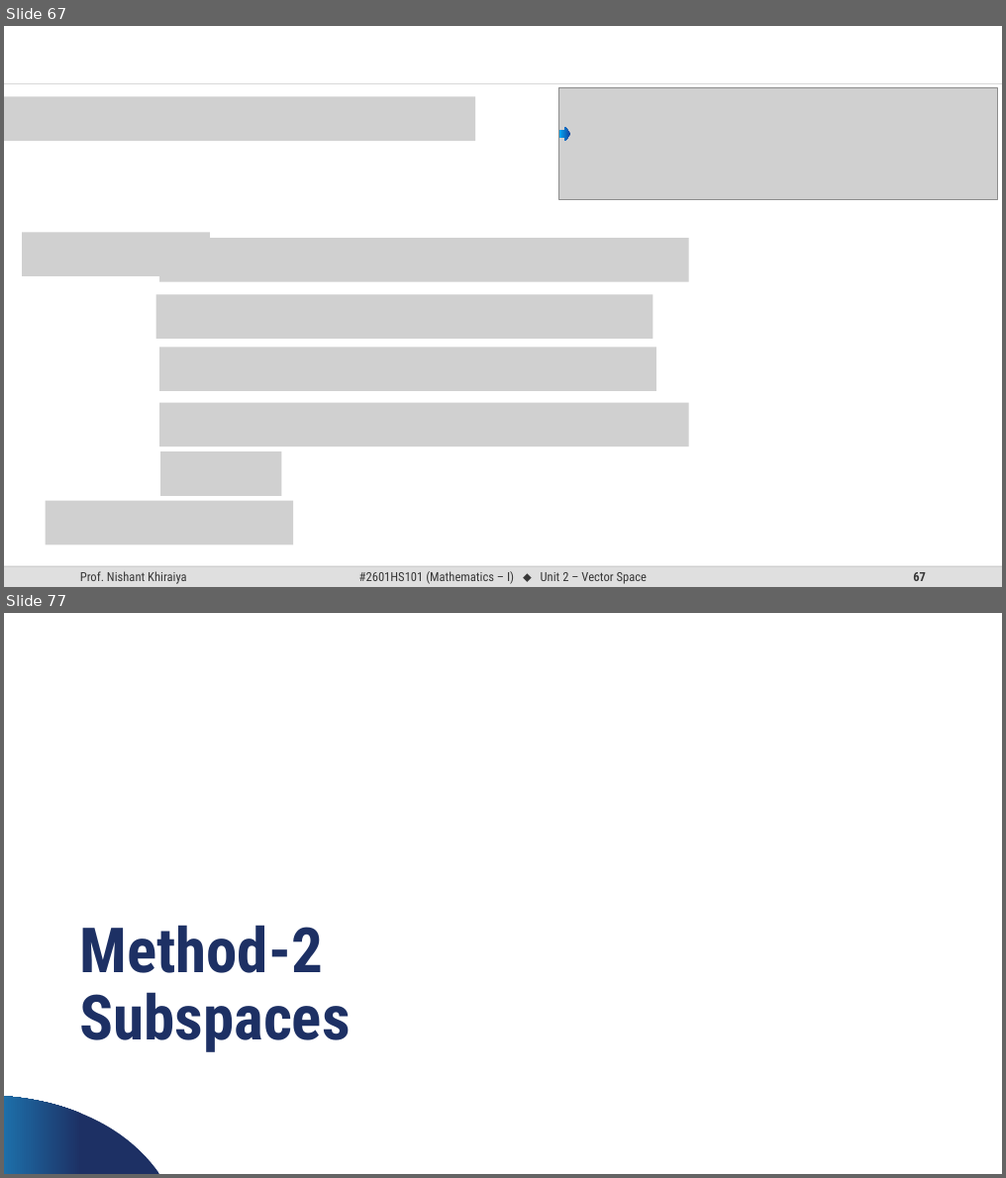
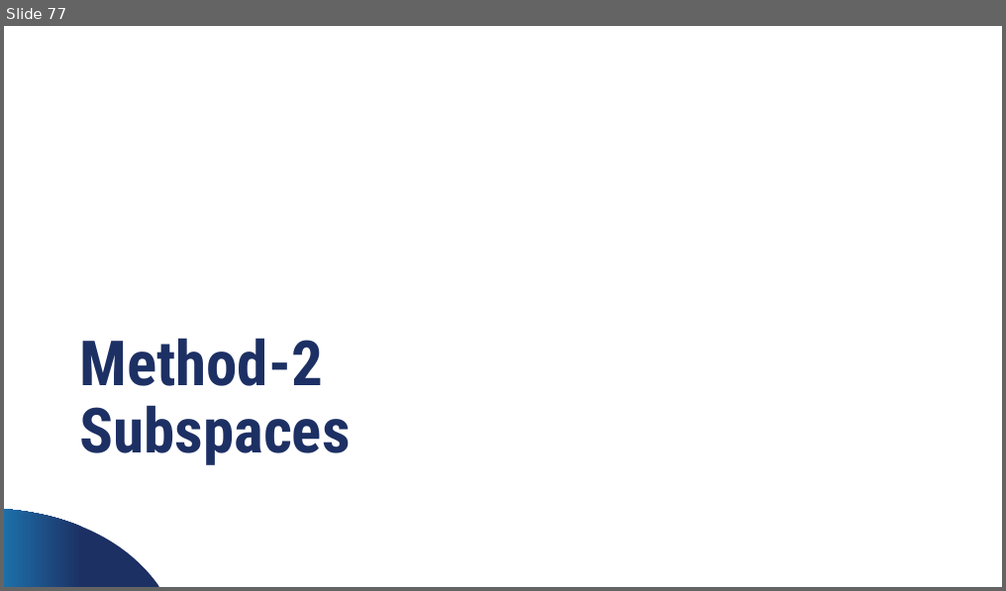
Before and after one commit to SiddharthTrivedi-2009/SEM-1, a slide deck: Material/MATHEMSTICS-1/Vector Space PPT.pptx. Shown one above the other, each under a label of ours: slides 67 and 77 before the commit, slide 77 after it; the slides between them are not shown. The pictures are 1006x1178 and 1006x591 pixels, drawn with LibreOffice and Linux fonts; fonts in the diff are those of the drawing; grey boxes stand for pictures; background and template pictures are left out. Boxes give left, top, right and bottom in pixels: in the first picture for what was removed or moved away, otherwise in the second. Text is boxed around its words. In the diff, an @@ line names an element or a change of style, - is before the commit and + after.

```diff
--- a/Material/MATHEMSTICS-1/Vector Space PPT.pptx
+++ b/Material/MATHEMSTICS-1/Vector Space PPT.pptx
@@ slide 67 removed at [4,26,1002,587], background #FFFFFF @@
@@ line removed from (4, 84) to (1002, 84) @@
@@ picture removed at [4,97,475,141] @@
@@ picture removed at [559,88,997,199] @@
@@ right arrow removed at [559,126,571,141] @@
@@ picture removed at [22,233,210,276] @@
@@ picture removed at [159,238,689,282] @@
@@ picture removed at [156,294,653,339] @@
@@ picture removed at [159,347,656,391] @@
@@ picture removed at [159,402,689,447] @@
@@ picture removed at [160,452,282,496] @@
@@ picture removed at [46,500,293,545] @@
@@ rectangle removed at [882,521,991,555] @@
@@ rounded rectangle removed at [4,567,1002,587] @@
@@ line removed from (4, 567) to (1002, 567) @@
@@ text removed at [80,571,187,584] @@
-Prof. Nishant Khiraiya
@@ text removed at [359,571,647,584] @@
-#2601HS101 (Mathematics – I) ⬥ Unit 2 – Vector Space
@@ page number removed at [913,572,926,581] @@
-67
```
Also in this commit, not shown: 87 slides changed, 5 slides added, 4 other slides removed, 34 other files.
